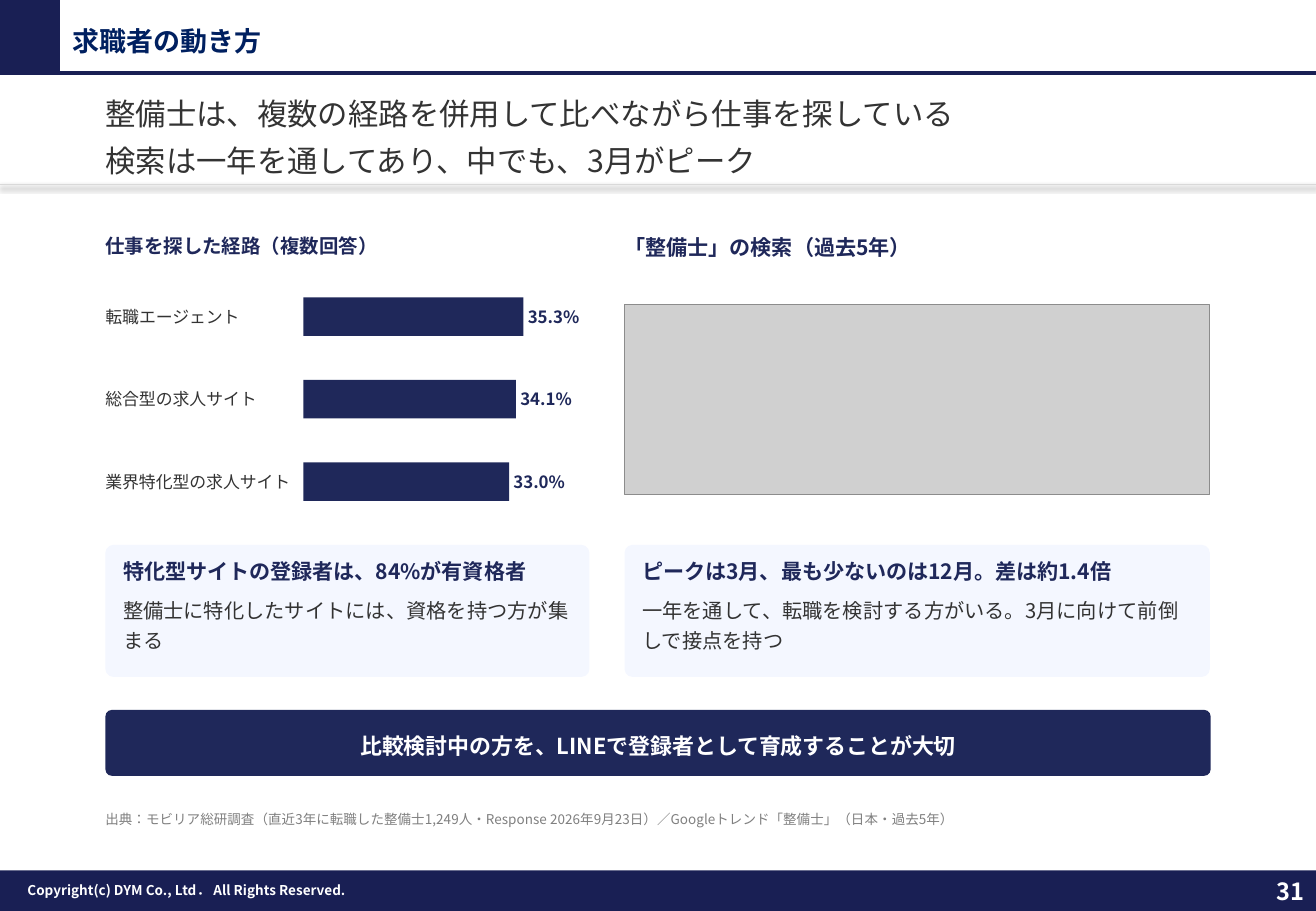
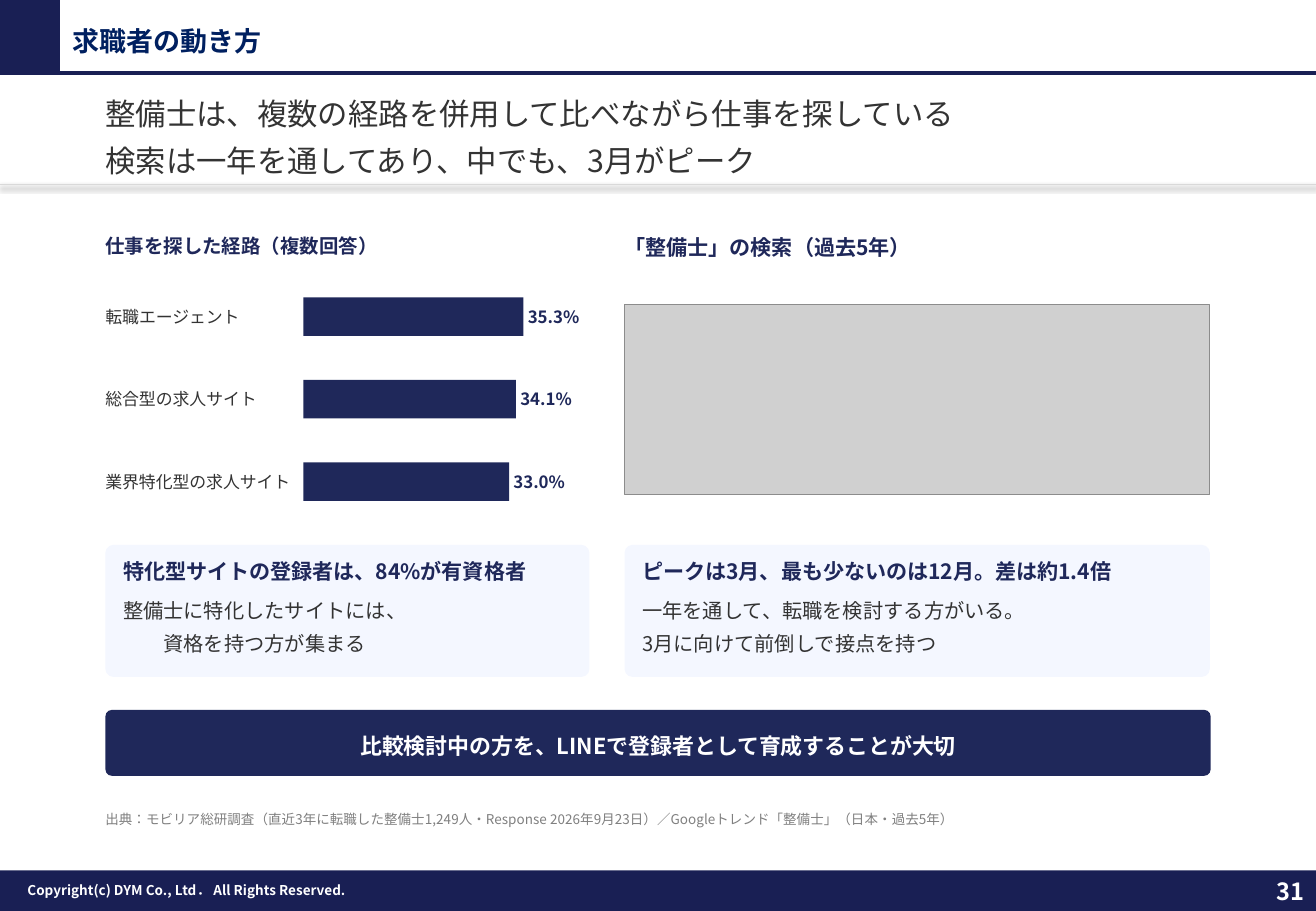
Before and after one commit to tonomura-r-dev/folder, a slide deck: slide 31 of 20260929_チェングロウス_LINE公式アカウント運用のご提案ver4.1.pptx. Drawn at 1316x911 pixels with LibreOffice and Linux fonts; fonts in the diff are those of the drawing; grey boxes stand for pictures; background and template pictures are left out. Boxes give left, top, right and bottom in pixels: in the first picture for what was removed or moved away, otherwise in the second. Text is boxed around its words. In the diff, an @@ line names an element or a change of style, - is before the commit and + after.

```diff
--- a/20260929_チェングロウス_LINE公式アカウント運用のご提案ver4.1.pptx
+++ b/20260929_チェングロウス_LINE公式アカウント運用のご提案ver4.1.pptx
@@ text in rounded rectangle at (x1=123, y1=601, x2=406, y2=653): text changed @@
-整備士に特化したサイトには、資格を持つ方が集まる
+整備士に特化したサイトには、
+資格を持つ方が集まる
@@ text in rounded rectangle at (x1=642, y1=601, x2=1025, y2=653): text changed @@
-一年を通して、転職を検討する方がいる。3月に向けて前倒しで接点を持つ
+一年を通して、転職を検討する方がいる。
+3月に向けて前倒しで接点を持つ
```
Also in this commit, not shown: 11 other slides changed, 1 other file.
